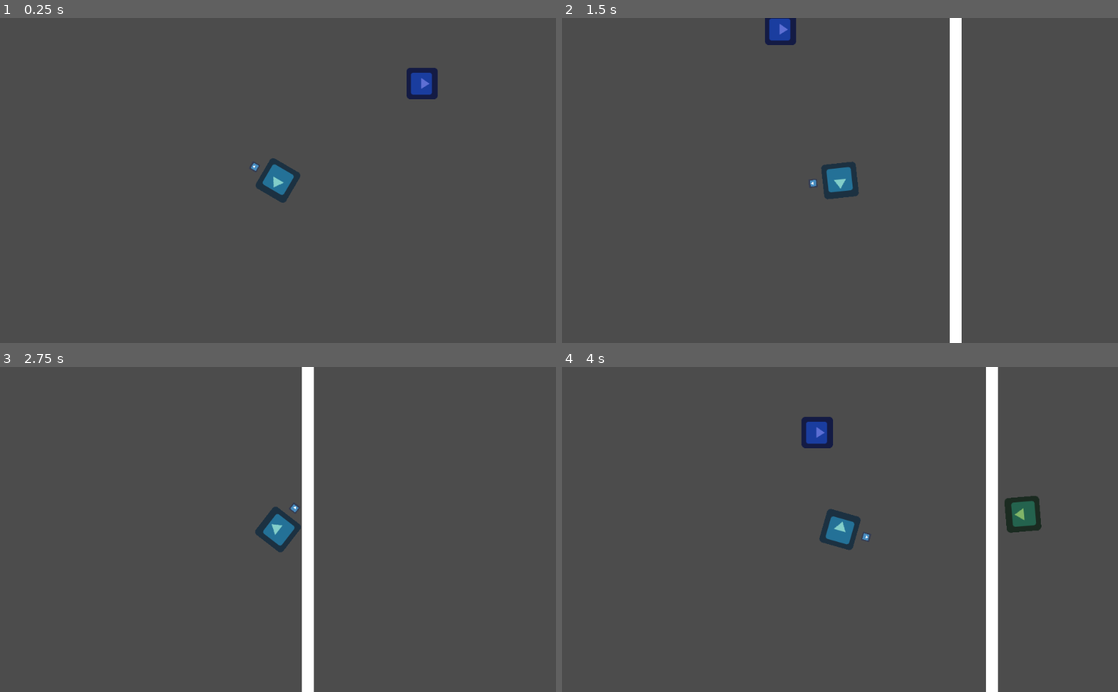
Above: before the commit, frames 1-4 (two rows, left to right).
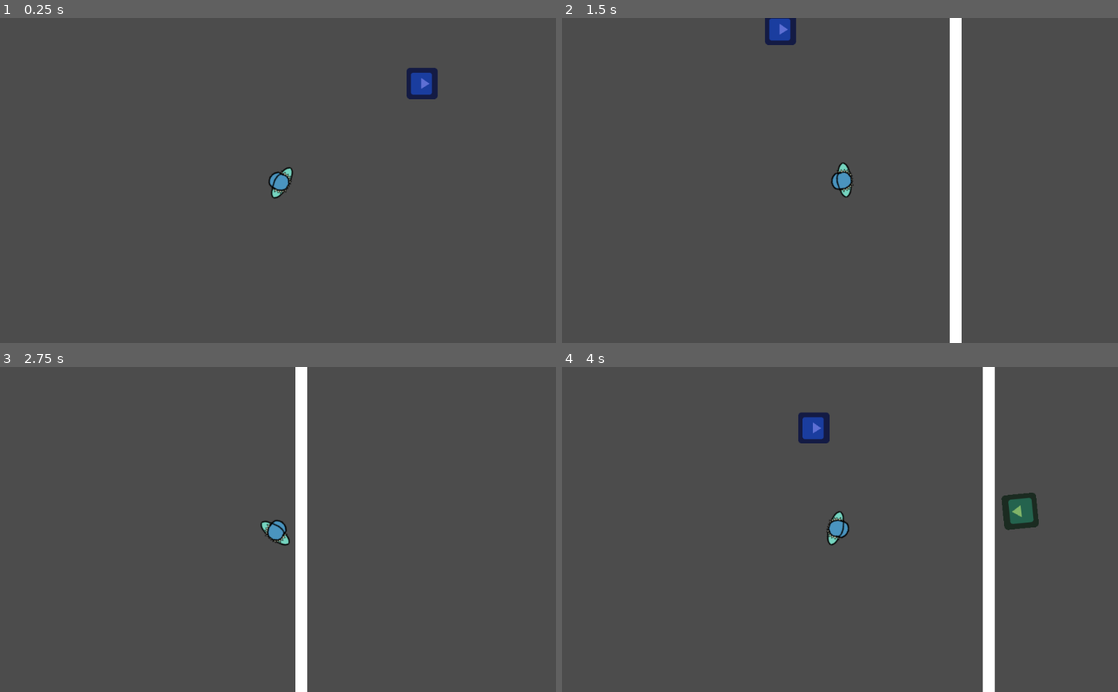
Above: after the commit, the same moments.

Repository: moisesjbc/spain-game-dev-jam-3
Game: Godot game, scene res://gameplay/main/main.tscn
Two runs of this game, one before a commit and one after it. Both use one fixed random seed, a clock stepped at 60 frames per second and the inputs below. The engine's default icon, where the game draws it, is replaced by a stand-in: a white triangle on a blue panel in a dark square.
Inputs (mouse positions are in pixels of both pictures, inside the frame that each line leads up to):
- Up to frame 1 (0.25 s): no input
- Up to frame 2 (1.5 s): tap Enter at 0.5 s; move the mouse to (962, 164) at 0.52 s; hold Right (ui_right) 0.53-1.28 s; move the mouse to (728, 196) at 1.27 s; hold Down (ui_down) from 1.28 s (still down)
- Up to frame 3 (2.75 s): tap Space at 2 s; move the mouse to (333, 458) at 2.02 s; release Down (ui_down) at 2.03 s; hold Right (ui_right) from 2.03 s (still down)
- Up to frame 4 (4 s): tap Enter at 2.75 s; move the mouse to (812, 594) at 2.77 s; release Right (ui_right) at 2.78 s; hold Up (ui_up) 2.78-3.53 s; move the mouse to (1006, 578) at 3.52 s; hold Left (ui_left) from 3.53 s (still down)

The runs differ from the first frame. In frame 1, 0.7% of the frame differs, in the area x 45-54%, y 43-57%; in frame 2, 0.7%; in frame 3, 3.1%, in the area x 45-57%, y 0-100%; in frame 4, 2.9%.

Commit message:
Añade sprite del jugador

Diff:
--- a/godot-project/gameplay/items/cable_roll/cable_roll.tscn
+++ b/godot-project/gameplay/items/cable_roll/cable_roll.tscn
@@ -14,6 +14,7 @@
 script = ExtResource( 2 )
 
 [node name="sprite" type="Sprite" parent="."]
+visible = false
 modulate = Color( 0.509804, 0.807843, 0.788235, 1 )
 texture = ExtResource( 1 )
 
--- a/godot-project/gameplay/player/player.tscn
+++ b/godot-project/gameplay/player/player.tscn
@@ -1,42 +1,36 @@
 [gd_scene load_steps=6 format=2]
 
-[ext_resource path="res://icon.png" type="Texture" id=1]
 [ext_resource path="res://gameplay/player/player.gd" type="Script" id=2]
 [ext_resource path="res://gameplay/items/cable_roll/cable_roll.tscn" type="PackedScene" id=3]
+[ext_resource path="res://gameplay/player/player.png" type="Texture" id=4]
 
-[sub_resource type="CircleShape2D" id=2]
+[sub_resource type="CircleShape2D" id=1]
 radius = 145.927
 
-[sub_resource type="RectangleShape2D" id=1]
-extents = Vector2( 30.9579, 32.036 )
+[sub_resource type="RectangleShape2D" id=2]
+extents = Vector2( 16.1799, 32.036 )
 
 [node name="player" type="KinematicBody2D"]
 collision_mask = 66
 script = ExtResource( 2 )
 
 [node name="body_sprite" type="Sprite" parent="."]
-rotation = 1.5708
-texture = ExtResource( 1 )
-
-[node name="aim_sprite" type="Sprite" parent="."]
-position = Vector2( 50, 0 )
-rotation = 1.5708
-scale = Vector2( 0.25, 0.25 )
-texture = ExtResource( 1 )
+texture = ExtResource( 4 )
 
 [node name="influence_area" type="Area2D" parent="."]
 collision_layer = 32
 collision_mask = 4
 
 [node name="collision_shape" type="CollisionShape2D" parent="influence_area"]
-shape = SubResource( 2 )
-
-[node name="cable_roll" parent="." instance=ExtResource( 3 )]
+shape = SubResource( 1 )
 
 [node name="collision_shape" type="CollisionShape2D" parent="."]
-shape = SubResource( 1 )
+position = Vector2( -6.34048, 0.33371 )
+shape = SubResource( 2 )
 
 [node name="Camera2D" type="Camera2D" parent="."]
 current = true
+
+[node name="cable_roll" parent="." instance=ExtResource( 3 )]
 [connection signal="body_entered" from="influence_area" to="." method="_on_influence_area_body_entered"]
 [connection signal="body_exited" from="influence_area" to="." method="_on_influence_area_body_exited"]
Binary file added: godot-project/gameplay/player/player.png
Not shown, added: godot-project/gameplay/player/player.png.import
Not shown, added: design/player.xcf
